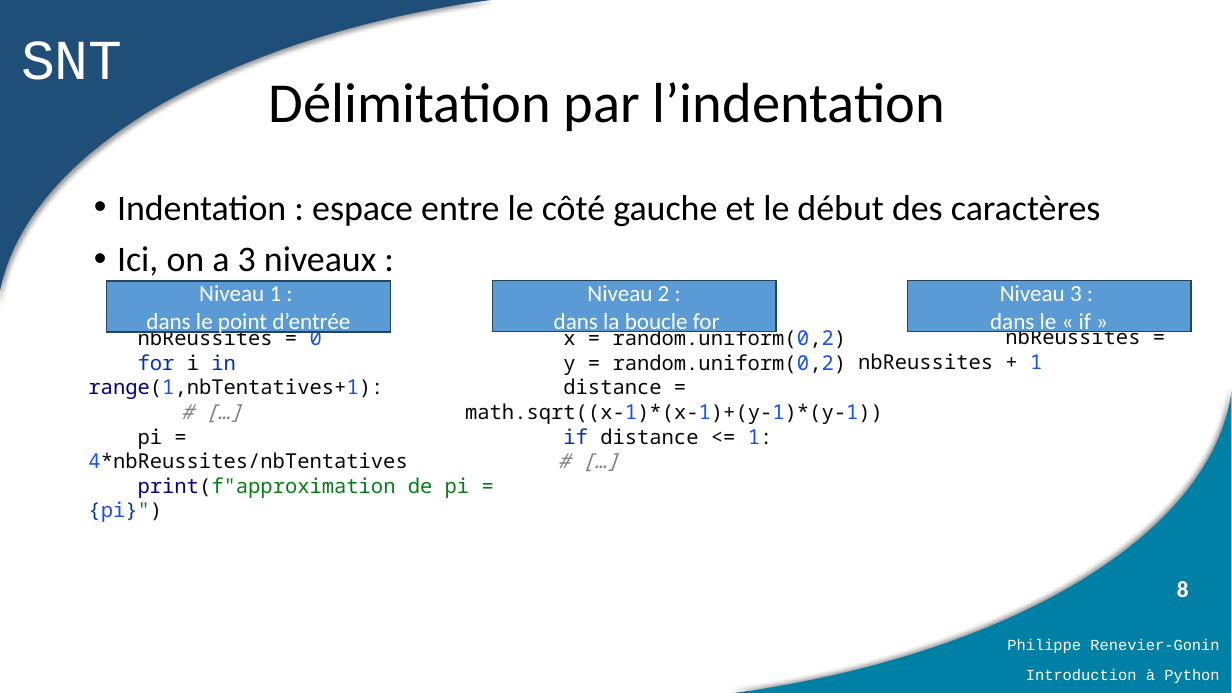
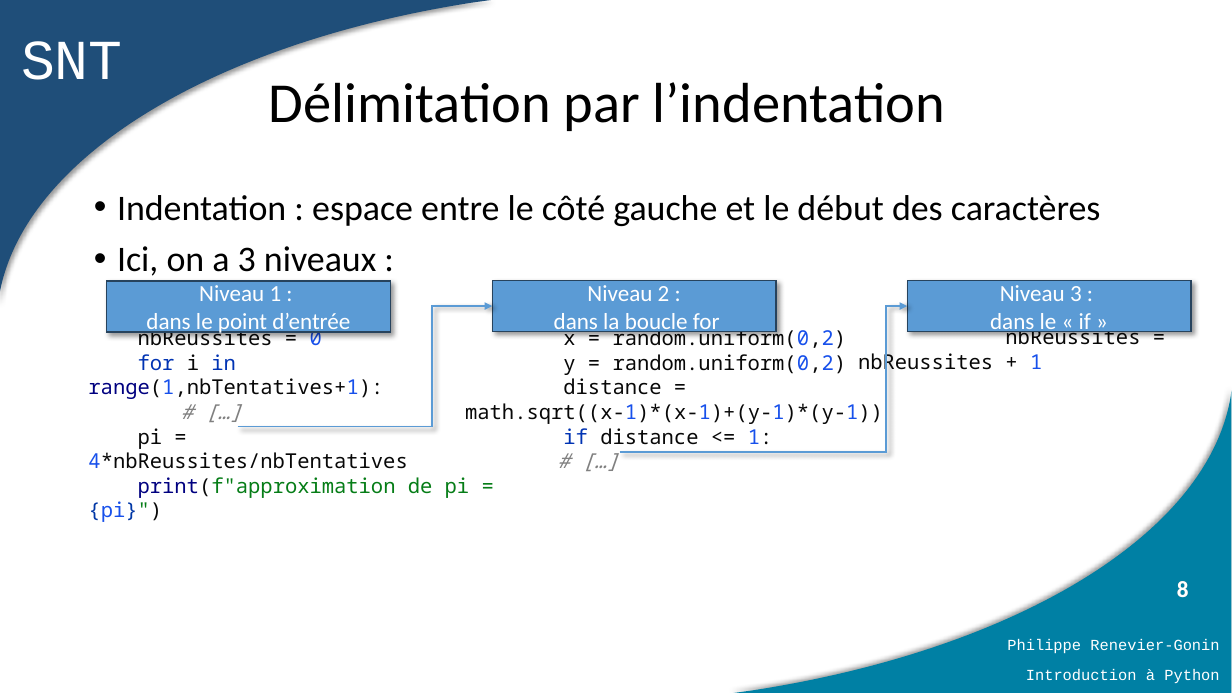
Before and after one commit to PhilippeRenevierGonin/snt, a slide deck: slide 8 of 01_python/cours/02_présentation de python.pptx. Drawn at 1232x693 pixels with LibreOffice and Linux fonts; fonts in the diff are those of the drawing. Boxes give left, top, right and bottom in pixels: in the first picture for what was removed or moved away, otherwise in the second. Text is boxed around its words. In the diff, an @@ line names an element or a change of style, - is before the commit and + after.

```diff
--- a/01_python/cours/02_présentation de python.pptx
+++ b/01_python/cours/02_présentation de python.pptx
@@ shadow on in 3 elements at box(106, 281, 390, 332), box(493, 281, 776, 332), box(908, 281, 1191, 332) @@
@@ elbow arrow added from (238, 427) to (493, 306), #5B9BD5 1.5 pt @@
@@ elbow arrow added from (620, 452) to (908, 306), #5B9BD5 1.5 pt @@
```
Also in this commit, not shown: 4 other slides changed, 11 other files.
